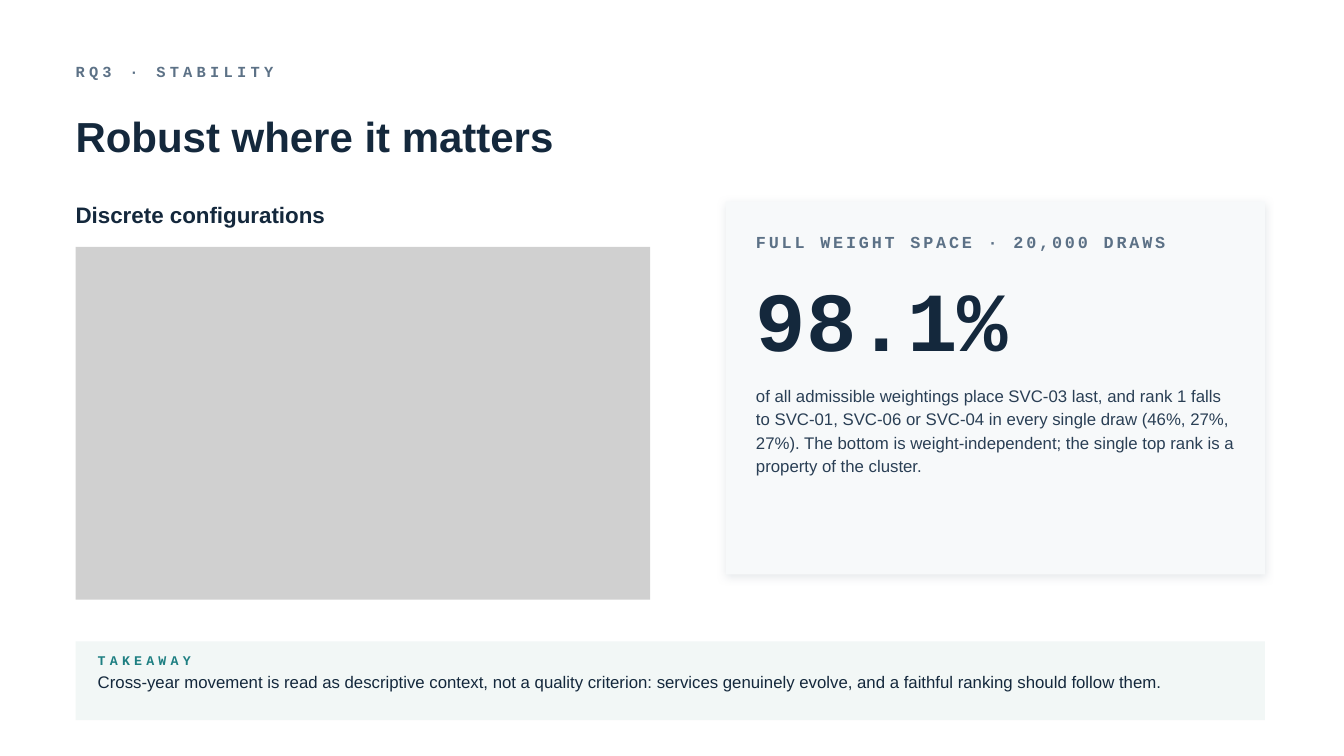
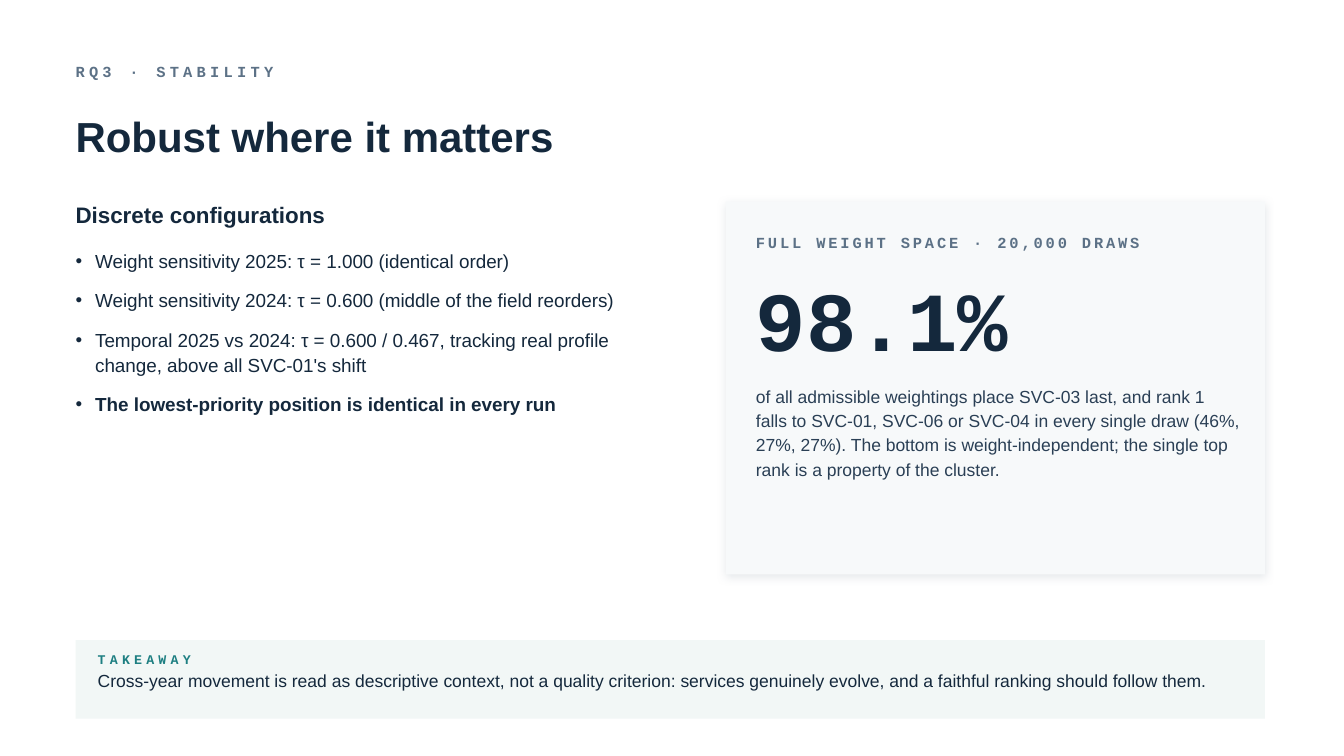
Before and after one commit to TobiZeier/MScProject, a slide deck: slide 9 of presentation/defense.pptx. Drawn at 1344x756 pixels with LibreOffice and Linux fonts; fonts in the diff are those of the drawing; grey boxes stand for pictures. Boxes give left, top, right and bottom in pixels: in the first picture for what was removed or moved away, otherwise in the second. Text is boxed around its words. In the diff, an @@ line names an element or a change of style, - is before the commit and + after.

```diff
--- a/presentation/defense.pptx
+++ b/presentation/defense.pptx
@@ text "FULL WEIGHT SPACE · 20,000 ..." at (x1=756, y1=237, x2=1140, y2=251): size 12 to 11 pt @@
@@ picture removed at (x1=76, y1=247, x2=650, y2=600) @@
@@ text added at (x1=95, y1=254, x2=613, y2=415), 13.5 pt, text #14283C @@
+• Weight sensitivity 2025: τ = 1.000 (identical order)
+• Weight sensitivity 2024: τ = 0.600 (middle of the field reorders)
+• Temporal 2025 vs 2024: τ = 0.600 / 0.467, tracking real profile change, above all SVC-01's shift
+• The lowest-priority position is identical in every run
@@ text "of all admissible weightings place ..." at (x1=756, y1=390, x2=1240, y2=480): size 12 to 12.5 pt @@
@@ text "Cross-year movement is read as ..." at (x1=98, y1=674, x2=1206, y2=691): size 12 to 12.5 pt @@
```
Also in this commit, not shown: 14 other slides changed, 21 other files.
